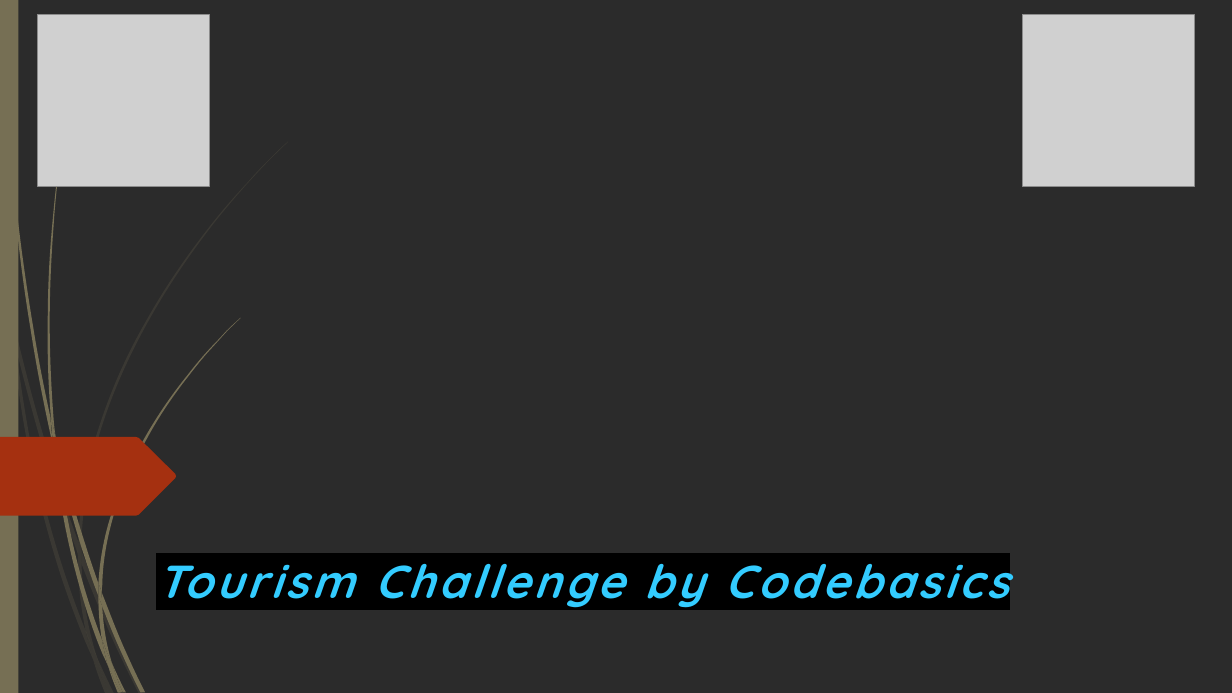
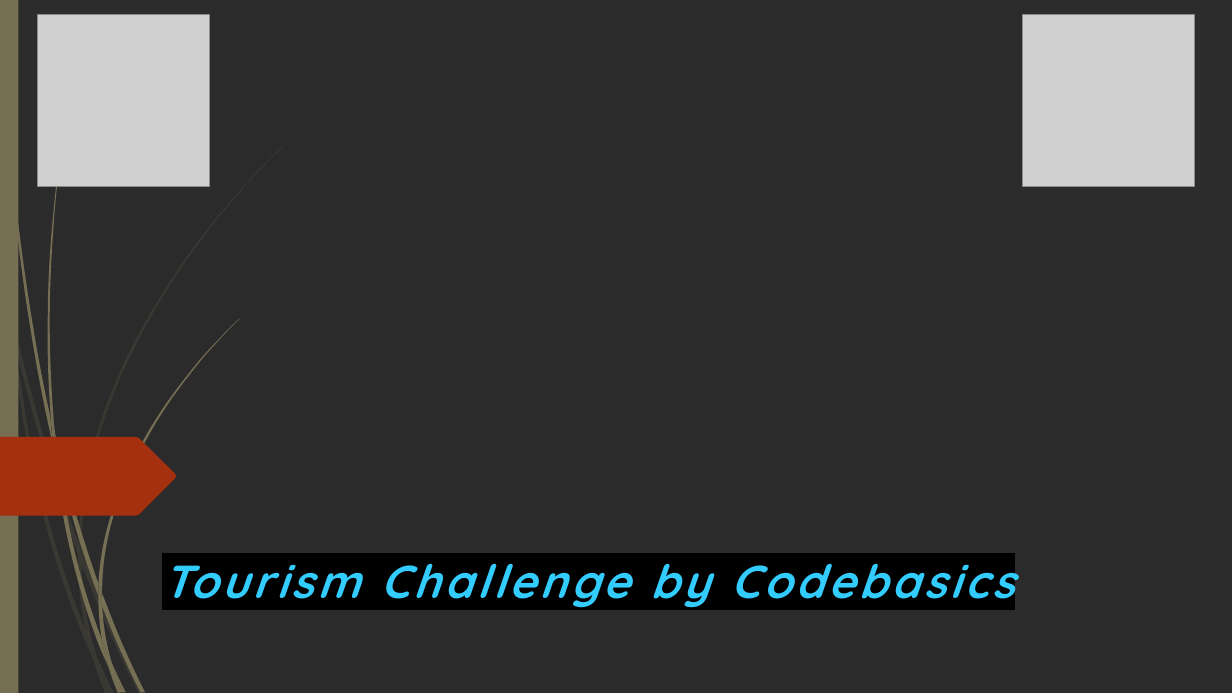
Before and after one commit to Kartik-Lohar/Telangana_Tourism, a slide deck: slide 1 of Tourism Challenge by Codebasics.pptx. Drawn at 1232x693 pixels with LibreOffice and Linux fonts; fonts in the diff are those of the drawing; grey boxes stand for pictures; background and template pictures are left out; a plain dark background stands for a picture behind light text. Boxes give left, top, right and bottom in pixels: in the first picture for what was removed or moved away, otherwise in the second. Text is boxed around its words. In the diff, an @@ line names an element or a change of style, - is before the commit and + after.

```diff
--- a/Tourism Challenge by Codebasics.pptx
+++ b/Tourism Challenge by Codebasics.pptx
@@ title "Tourism Challenge by Codebasics" moved from (x1=156, y1=548, x2=1008, y2=612) to (x1=162, y1=548, x2=1014, y2=612) @@
```
Also in this commit, not shown: 1 other slide changed.
